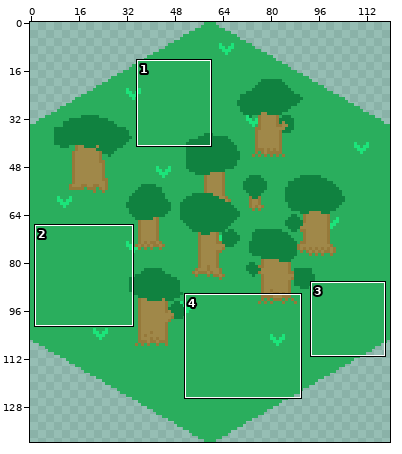
One commit to this sprite sheet: assets/forest_01.png. Above: a wide view before the commit, with the close-up outlined.
Close-up. Before the commit:
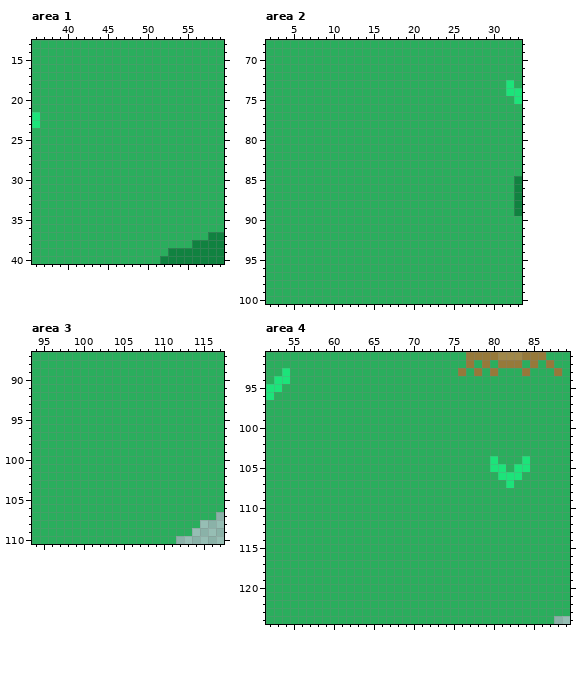
The file is 120x140 pixels. Shown: area 1: x 36..59, y 13..40; area 2: x 2..33, y 68..100; area 3: x 94..117, y 87..110; area 4: x 52..89, y 91..124. The commit also changed other parts of the picture, which this record leaves out.
Once edited:
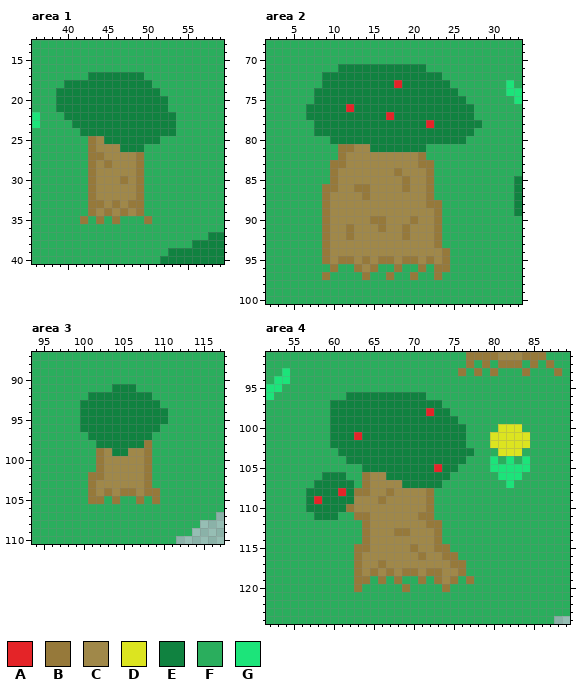
Palette (. is transparent): A #e42428  B #96793a  C #a08849  D #dce420  E #108240  F #2aae5d  G #1ce47a
Changes in this commit:
Changed rows in their new state; - is an unchanged pixel.
Area 1:
first column x 39:
17 ----EEEEEEE----
18 -EEEEEEEEEEE---
19 EEEEEEEEEEEEE--
20 EEEEEEEEEEEEEE-
21 EEEEEEEEEEEEEE-
22 -EEEEEEEEEEEEEE
23 --EEEEEEEEEEEEE
24 ---EEEEEEEEEEEE
25 ----BCEEEEEEE--
26 ----BCCCEEE----
27 ----BBCCCCB----
28 ----BCBCCCB----
29 ----BCCCCCB----
30 ----BCCCBCB----
31 ----BCCCCCB----
32 ----BCCCCCB----
33 ----BBCBCBB----
34 ----BCBCBCB----
35 ---B-B-B---B---
Area 2:
first column x 7:
 71 ----EEEEEEEEEEE-------
 72 --EEEEEEEEEEEEEEE-----
 73 --EEEEEEEEEAEEEEEE----
 74 -EEEEEEEEEEEEEEEEEE---
 75 -EEEEEEEEEEEEEEEEEEE--
 76 EEEEEAEEEEEEEEEEEEEEE-
 77 EEEEEEEEEEAEEEEEEEEEE-
 78 -EEEEEEEEEEEEEEAEEEEEE
 79 -EEEEEEEEEEEEEEEEEEEE-
 80 ---EEEEEEEEEEEEEEEEE--
 81 ----BBCCEEEEEEE-------
 82 ----BCCCCCCCCCB-------
 83 ---BBCCCCCCCCCBB------
 84 ---BCCCCCCCBCCCB------
 85 ---BCCCCCCCCBCCB------
 86 --BBCCBBCCCCBCCB------
 87 --BCCCCBCCCCCCCB------
 88 --BCCCCCCCCCCCCBB-----
 89 --BCCCCCCCCCCCCCB-----
 90 --BCCCCCBBCCCBCCB-----
 91 --BCCBCCCBCCBCCCB-----
 92 --BCCBCCCCCCBCCCB-----
 93 --BCCCCCCCCCCCCCB-----
 94 --BCCCCCCCCCCCCCCB----
 95 --BCBBCBCBBCBBCBCB----
 96 ---B--BCB--B--B-BB----
 97 --B----B--B--B--B-----
Area 3:
first column x 100:
 91 ----EEE----
 92 -EEEEEEEE--
 93 EEEEEEEEEE-
 94 EEEEEEEEEEE
 95 EEEEEEEEEEE
 96 EEEEEEEEEE-
 97 -EEEEEEEE--
 98 --EEEEEEB--
 99 --BCEECCB--
100 --BCCCCCB--
101 --BCCCCCB--
102 -BBCCCCCB--
103 -BCCCCCCB--
104 -BCBCBBCBB-
105 -BB-B--B-B-
Area 4:
first column x 57:
 96 -----EEEEEEEEEE-------------
 97 ---EEEEEEEEEEEEEE-----------
 98 ---EEEEEEEEEEEEAEE----------
 99 ---EEEEEEEEEEEEEEEE---------
100 ---EEEEEEEEEEEEEEEEE----DDD-
101 ---EEEAEEEEEEEEEEEEE---DDDDD
102 ---EEEEEEEEEEEEEEEEE---DDDDD
103 ----EEEEEEEEEEEEEEEEE---DDD-
104 -----EEEEEEEEEEEEEEE-----G--
105 -------EEEEEEEEEAEE------G--
106 --EEE--BCCEEEEEEEE----------
107 -EEEEE-BCCCCEEEEE-----------
108 EEEEAEBBCCBCCCCB------------
109 EAEEEECCCBCCCCCB------------
110 EEEEEBCCCCCCCCCB------------
111 -EEE--BBCCCCCCBB------------
112 -------BCCCCCCCBB-----------
113 -------BCCCBBCCCB-----------
114 -------BCCCCCCCCB-----------
115 ------BBCCCCCBCCBB----------
116 ------BCCCCCCCBCCBB---------
117 ------BCCBCCCCCCCCBB--------
118 ------BCBCBCBBCBBCCB--------
119 ------BB-B-B--B-BCB-B-------
120 ------B-----B----B----------
Where, in picture pixels (left, top, right, bottom), the same in both close-ups:
changed: (56, 72, 176, 224)
changed: (306, 64, 482, 280)
changed: (80, 384, 168, 504)
changed: (306, 392, 530, 592)
